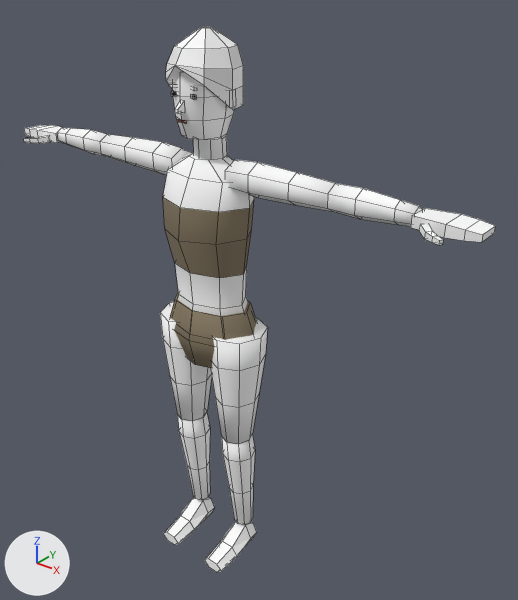
Renders of the Blender file assets/blender/human_female.blend from each side of a commit.
Rendered twice from a 50 mm lens placed at (1.376, -1.486, 1.935), pointed at (0.101, 0.107, 0.947). Arrows for +X, +Y and +Z are at lower left; the lights stay in place. The first picture is the older version. Mesh edges are drawn as thin lines.

The older version as bpy lines, for what is in view:
```python
ob_arms_lower = bpy.data.objects.new('Arms_Lower', me_arms_lower)
ob_arms_lower.location = (0.0, 0.0, 0.0)
ob_arms_upper = bpy.data.objects.new('Arms_Upper', me_arms_upper)
ob_arms_upper.location = (0.0, 0.0, 0.0)
ob_face_a = bpy.data.objects.new('Face_A', me_face_a)
ob_face_a.location = (0.0, 0.0, 0.0)
ob_feet = bpy.data.objects.new('Feet', me_feet)
ob_feet.location = (0.0, 0.0, 0.0)
ob_hair_short = bpy.data.objects.new('Hair_Short', me_hair_short)
ob_hair_short.location = (0.0, 0.0, 0.0)
ob_hands = bpy.data.objects.new('Hands', me_hands)
ob_hands.location = (0.0, 0.0, 0.0)
ob_legs_lower = bpy.data.objects.new('Legs_Lower', me_legs_lower)
ob_legs_lower.location = (0.0, 0.0, 0.0)
ob_legs_upper = bpy.data.objects.new('Legs_Upper', me_legs_upper)
ob_legs_upper.location = (0.0, 0.0, 0.0)
ob_torso = bpy.data.objects.new('Torso', me_torso)
ob_torso.location = (0.0, 0.0, 0.0)
```
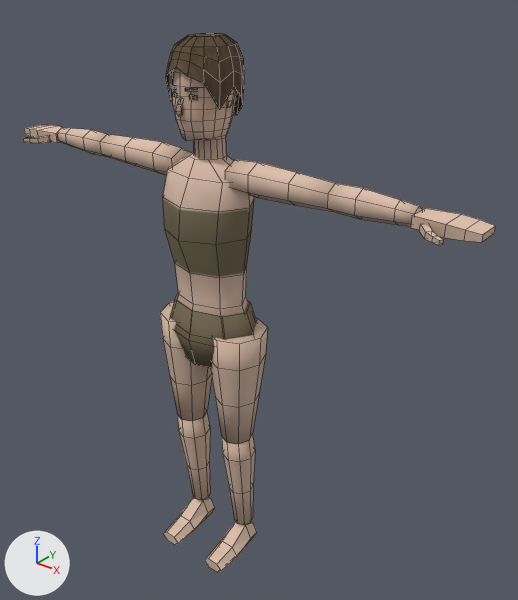
Location of each change, [x1, y1, x2, y2] in pixels of the pictures (518 x 600 px; the box of a moved part takes in the faces that stretch with it):
'Torso', surface changed (darker)
    both: [163, 153, 254, 316]
'Legs_Upper', surface changed, recoloured (grey to brown)
    both: [160, 292, 268, 444]
'Arms_Upper', surface changed (white to beige)
    both: [100, 134, 335, 212]
'Hair_Short', surface changed, reshaped (white to brown)
    before: [166, 27, 243, 110]
    after: [166, 33, 244, 115]
'Legs_Lower', surface changed, recoloured (grey to brown)
    both: [177, 412, 255, 525]
'Face_A', surface changed, reshaped (grey to brown)
    before: [169, 75, 235, 159]
    after: [170, 33, 238, 159]
'Arms_Lower', surface changed
    both: [57, 128, 423, 226]
'Hands', surface changed, recoloured
    both: [24, 125, 495, 245]
'Feet', surface changed, recoloured (white to beige)
    both: [164, 497, 257, 572]
part 4 of me_hands, recoloured
    both: [39, 126, 495, 242]
part 6 of me_legs_upper, recoloured (darker)
    both: [160, 302, 261, 440]
part 7 of me_legs_upper, recoloured
    both: [170, 292, 256, 368]
part 9 of me_legs_lower, recoloured (darker)
    both: [179, 412, 255, 497]
part 11 of me_feet, recoloured (darker)
    both: [164, 499, 257, 571]
part 12 of me_face_a, moved or reshaped
    before: [192, 87, 197, 91]
    after: [189, 95, 198, 100]
part 13 of me_face_a, moved or reshaped
    before: [169, 84, 177, 87]
    after: [185, 88, 198, 91]
part 14 of me_face_a, moved or reshaped
    before: [177, 119, 187, 123]
    after: [170, 84, 176, 89]
part 15 of me_face_a, rebuilt (not visible before)
    after: [227, 89, 236, 107]
part 16 of me_face_a, rebuilt
    before: [175, 101, 184, 114]
    after: [176, 98, 182, 116]
part 17 of me_face_a, built on
    before: [173, 75, 234, 159]
    after: [172, 33, 238, 159]

What changed in the scene script:
```text
Change mat_m_base:
    where n0 = _N.new('ShaderNodeBsdfPrincipled'); n0.name = 'Principled BSDF'
    add n0.inputs[13].default_value = 0.0  # 'Specular IOR Level'
    remove n2 = _N.new('ShaderNodeVertexColor'); n2.name = 'Color Attribute'
    remove n2.layer_name = 'Col'
    add n3 = _N.new('ShaderNodeTexImage'); n3.name = 'Diffuse'
    add n3.image = img_human_female_diffuse
    remove _L.new(n2.outputs[0], n0.inputs[0])  # 'Color' to 'Base Color'
    add _L.new(n3.outputs[0], n0.inputs[0])  # 'Color' to 'Base Color'
Change mat_m_skin:
    remove # nodes: BsdfPrincipled, OutputMaterial, VertexColor
    nodes: BsdfPrincipled, Mix, OutputMaterial, TexImage
    colours: beige #e7cbb8
    uses the picture img_human_female_diffuse
Change mat_m_hair:
    remove # nodes: BsdfPrincipled, OutputMaterial, VertexColor
    nodes: BsdfPrincipled, Mix, OutputMaterial, TexImage
    colours: brown #6f5d4b
    uses the picture img_human_female_diffuse
Change me_torso:
    where me_torso.from_pydata(...)  # 56 vertices, 50 faces; spans x -0.158..0.158, y -0.133..0.116, z 0.879..1.413
    me_torso part 1: texture (UV) coordinates changed
Change me_arms_upper:
    where me_arms_upper.from_pydata(...)  # 48 vertices, 40 faces; spans x -0.432..0.432, y -0.044..0.044, z 1.325..1.425
    me_arms_upper part 2: texture (UV) coordinates changed
Change me_hands:
    where me_hands.from_pydata(...)  # 64 vertices, 56 faces; spans x -0.84..0.84, y -0.09..0.05, z 1.35..1.39
    me_hands part 3: texture (UV) coordinates changed
    me_hands part 4: 23 faces centred in x -0.82..0.84, y -0.08..0.05, z 1.35..1.39 are repainted in the vertex colours; the middle colour goes from white #f9f9f9 to white #fcfcfc
Change me_legs_upper:
    where me_legs_upper.from_pydata(...)  # 88 vertices, 70 faces; spans x -0.194..0.194, y -0.112..0.112, z 0.497..0.955
    me_legs_upper part 5: texture (UV) coordinates changed
    me_legs_upper part 6: 21 faces centred in x -0.179..0.179, y -0.082..0.079, z 0.573..0.888 are repainted in the vertex colours; the middle colour goes from white #fafafa to white #fcfcfc
    me_legs_upper part 7: 17 faces centred in x -0.134..0.134, y -0.087..0.087, z 0.764..0.955 are repainted in the vertex colours; the middle colour goes from brown #81755f to brown #837660
Change me_legs_lower:
    where me_legs_lower.from_pydata(...)  # 64 vertices, 52 faces; spans x -0.155..0.155, y -0.062..0.06, z 0.115..0.497
    me_legs_lower part 8: texture (UV) coordinates changed
    me_legs_lower part 9: 23 faces centred in x -0.142..0.146, y -0.052..0.047, z 0.115..0.497 are repainted in the vertex colours; the middle colour goes from white #fafafa to white #fcfcfc
Change me_feet:
    where me_feet.from_pydata(...)  # 48 vertices, 40 faces; spans x -0.147..0.147, y -0.15..0.053, z 0.005..0.106
    me_feet part 10: texture (UV) coordinates changed
    me_feet part 11: 18 faces centred in x -0.135..0.135, y -0.15..0.029, z 0.005..0.071 are repainted in the vertex colours; the middle colour goes from white #fafafa to white #fdfdfd
Change me_face_a:
    remove me_face_a.from_pydata(...)  # 128 vertices, 106 faces; spans x -0.094..0.094, y -0.116..0.098, z 1.385..1.736
    add me_face_a.from_pydata(...)  # 284 vertices, 256 faces; spans x -0.092..0.092, y -0.119..0.102, z 1.385..1.736
    me_face_a part 12: the loose piece of 8 vertices spanning x 0.018..0.05, y -0.093..-0.071, z 1.609..1.616 is scaled about its middle by (-0.672, 0.628, 1.66), then moved by (-0.001, -0.001, -0.023), in mat_m_base (picture img_human_female_diffuse)
    me_face_a part 13: the loose piece of 8 vertices spanning x -0.05..-0.018, y -0.093..-0.071, z 1.609..1.616 is scaled about its middle by (-0.964, -1.1, 1), then moved by (0.068, -0.009, -0.002)
    me_face_a part 14: the loose piece of 8 vertices spanning x -0.014..0.014, y -0.1..-0.094, z 1.523..1.529 is turned -31.3 degrees about the z axis through its middle and scaled by 1.15, then moved by (-0.034, 0.006, 0.085), in mat_m_hair
    me_face_a part 15: the loose piece of 8 vertices spanning x 0.078..0.094, y -0.011..0.023, z 1.56..1.604 is rebuilt with 16 vertices and now spans x 0.08..0.092, y -0.007..0.024, z 1.558..1.604
    me_face_a part 16: the loose piece of 8 vertices spanning x -0.008..0.008, y -0.116..-0.092, z 1.549..1.581 is rebuilt with 12 vertices and now spans x -0.008..0.008, y -0.119..-0.091, z 1.54..1.59
    me_face_a part 17: 18 vertices removed from x -0.082..0.082, y -0.097..0.098, z 1.466..1.652; 162 vertices added at x -0.082..0.082, y -0.101..0.102, z 1.385..1.736
    other edits to the shape of me_face_a do not show in these pictures
Change me_hair_short:
    remove me_hair_short.from_pydata(...)  # 40 vertices, 34 faces; spans x -0.098..0.098, y -0.114..0.112, z 1.552..1.754
    add me_hair_short.from_pydata(...)  # 80 vertices, 65 faces; spans x -0.101..0.101, y -0.108..0.118, z 1.514..1.736
    me_hair_short part 18: the whole mesh is rebuilt
```
